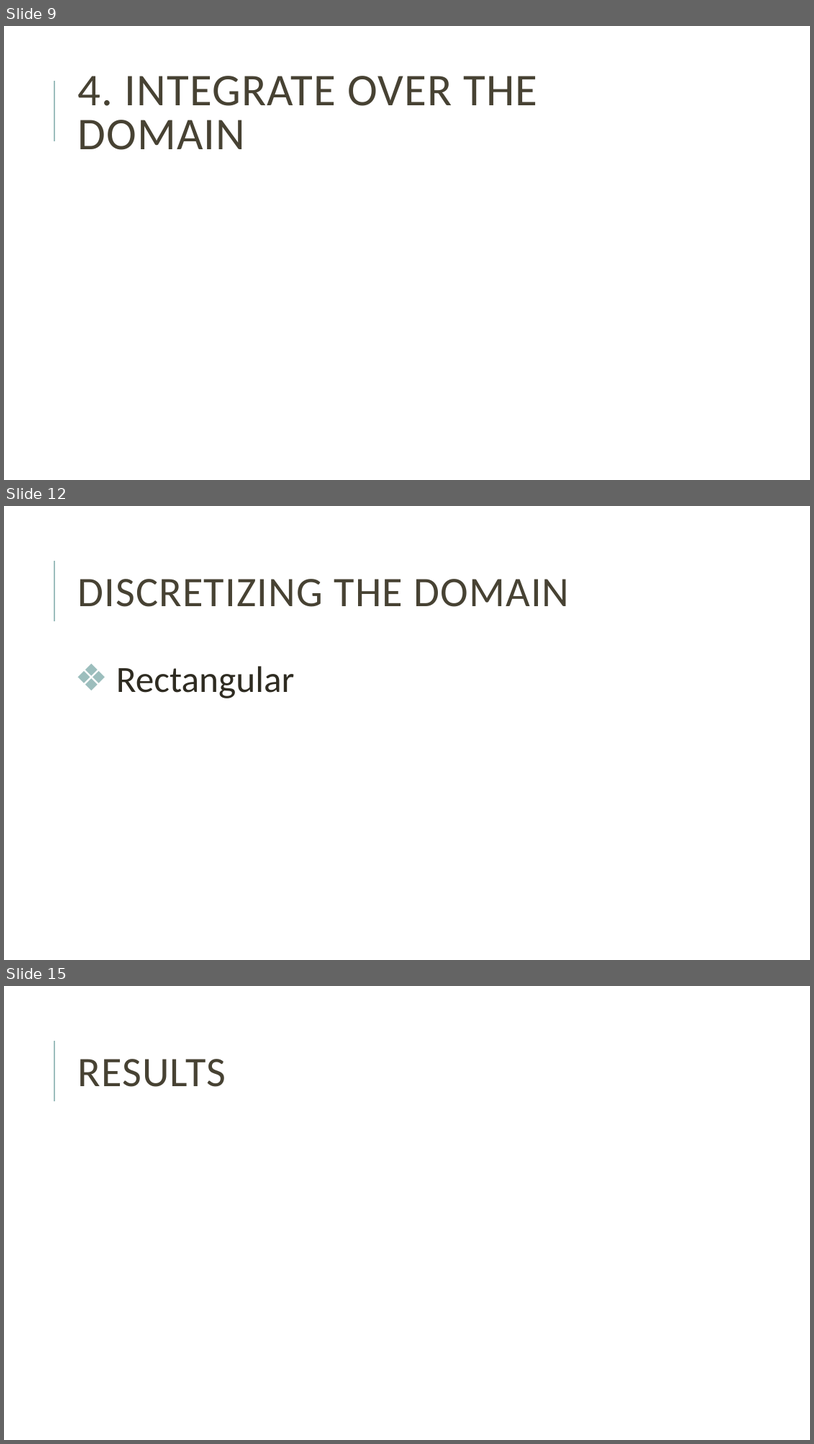
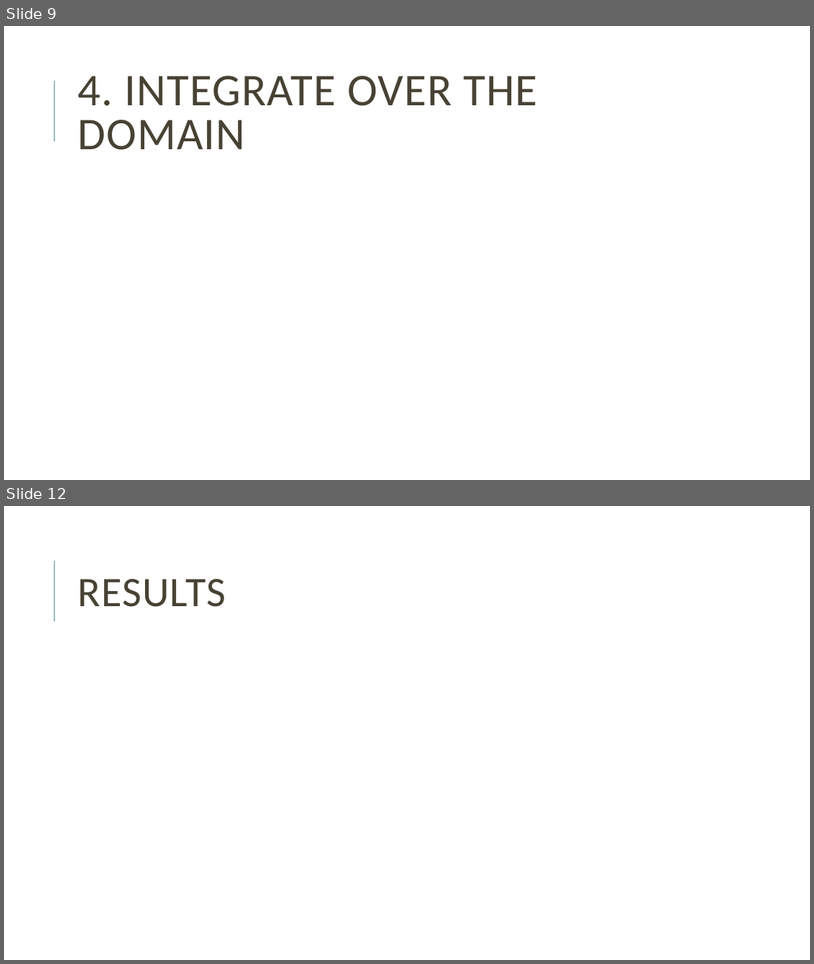
Before and after one commit to mblai35/Phase-FieldModelingFEM, a slide deck: PFMFEM.pptx. Shown one above the other, each under a label of ours: slides 9, 12 and 15 before the commit, slides 9 and 12 after it; the slides between them are not shown. The pictures are 814x1444 and 814x964 pixels, drawn with LibreOffice and Linux fonts; fonts in the diff are those of the drawing; grey boxes stand for pictures. Boxes give left, top, right and bottom in pixels: in the first picture for what was removed or moved away, otherwise in the second. Text is boxed around its words. In the diff, an @@ line names an element or a change of style, - is before the commit and + after.

```diff
--- a/PFMFEM.pptx
+++ b/PFMFEM.pptx
@@ slide 12 removed at <box>4,506,810,960</box>, background #FFFFFF; not listed: 1 template element that a slide beside it also shows @@
@@ title removed at <box>77,579,569,607</box> @@
-DISCRETIZING THE DOMAIN
@@ text removed at <box>116,666,295,698</box> @@
-❖ Rectangular
@@ what was slide 15 is now slide 12 @@
```
Also in this commit, not shown: 2 slides changed, 2 slides added, 3 other slides removed, 2 other files.
